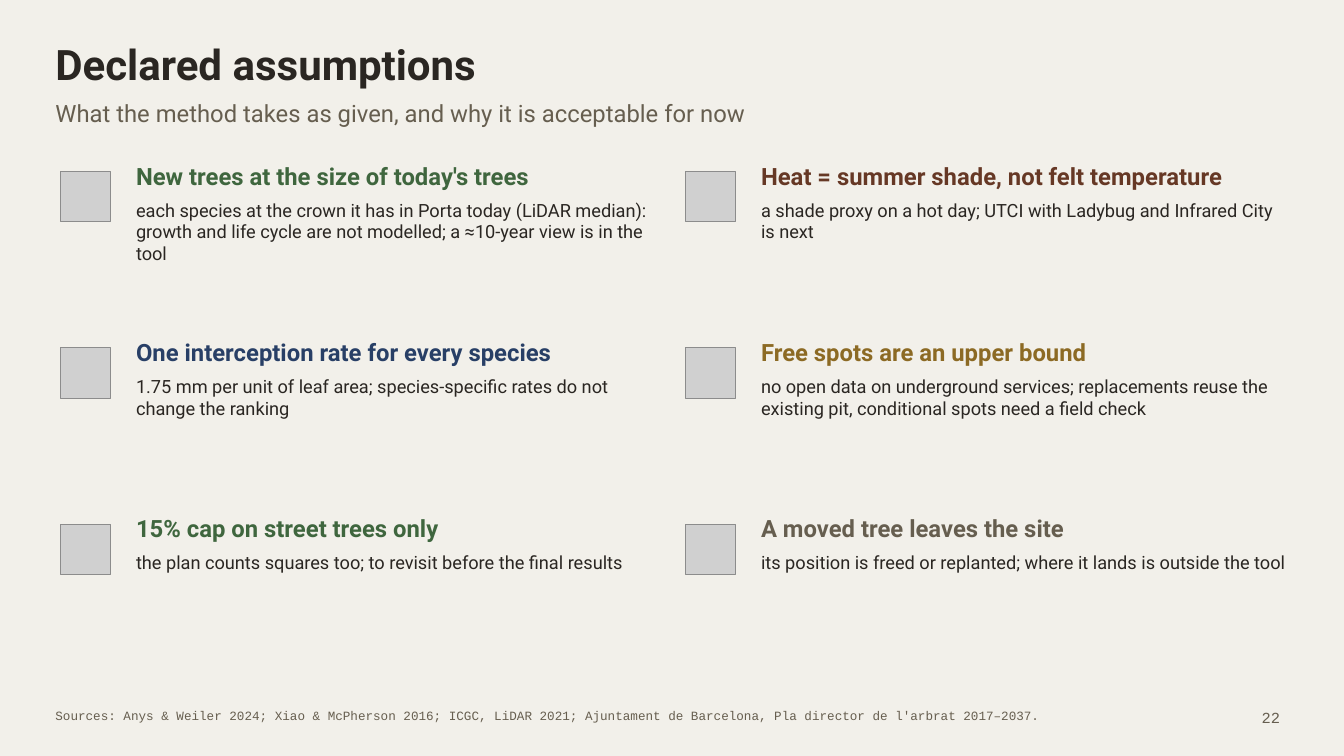
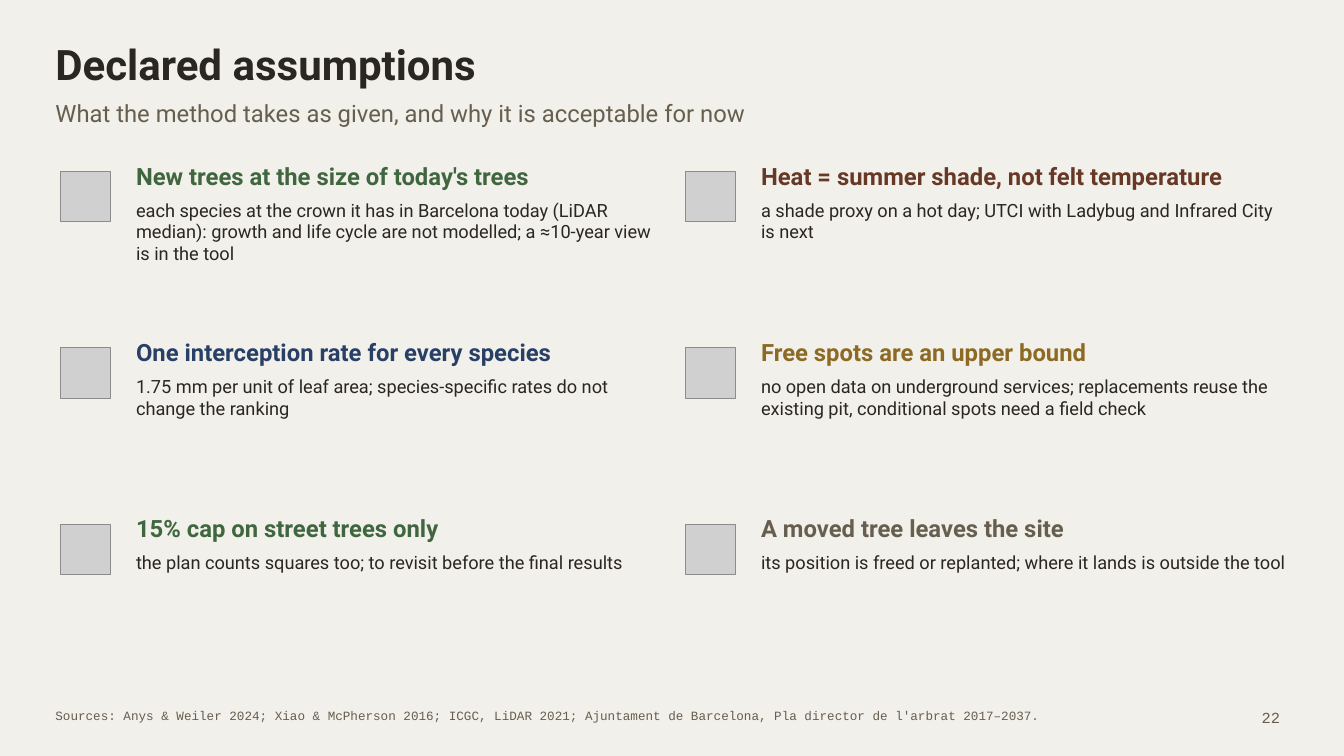
Before and after one commit to giofox96/shade-and-sponge, a slide deck: slide 22 of slides/midterm/shade_and_sponge_midterm_pechakucha.pptx. Drawn at 1344x756 pixels with LibreOffice and Linux fonts; fonts in the diff are those of the drawing; grey boxes stand for pictures. Boxes give left, top, right and bottom in pixels: in the first picture for what was removed or moved away, otherwise in the second. Text is boxed around its words. In the diff, an @@ line names an element or a change of style, - is before the commit and + after.

```diff
--- a/slides/midterm/shade_and_sponge_midterm_pechakucha.pptx
+++ b/slides/midterm/shade_and_sponge_midterm_pechakucha.pptx
@@ text at box(136, 202, 651, 260): text changed @@
-each species at the crown it has in Porta today (LiDAR median): growth and life cycle are not modelled; a ≈10-year view is in the tool
+each species at the crown it has in Barcelona today (LiDAR median): growth and life cycle are not modelled; a ≈10-year view is in the tool
```
Also in this commit, not shown: 2 slides added, 3 other files.
